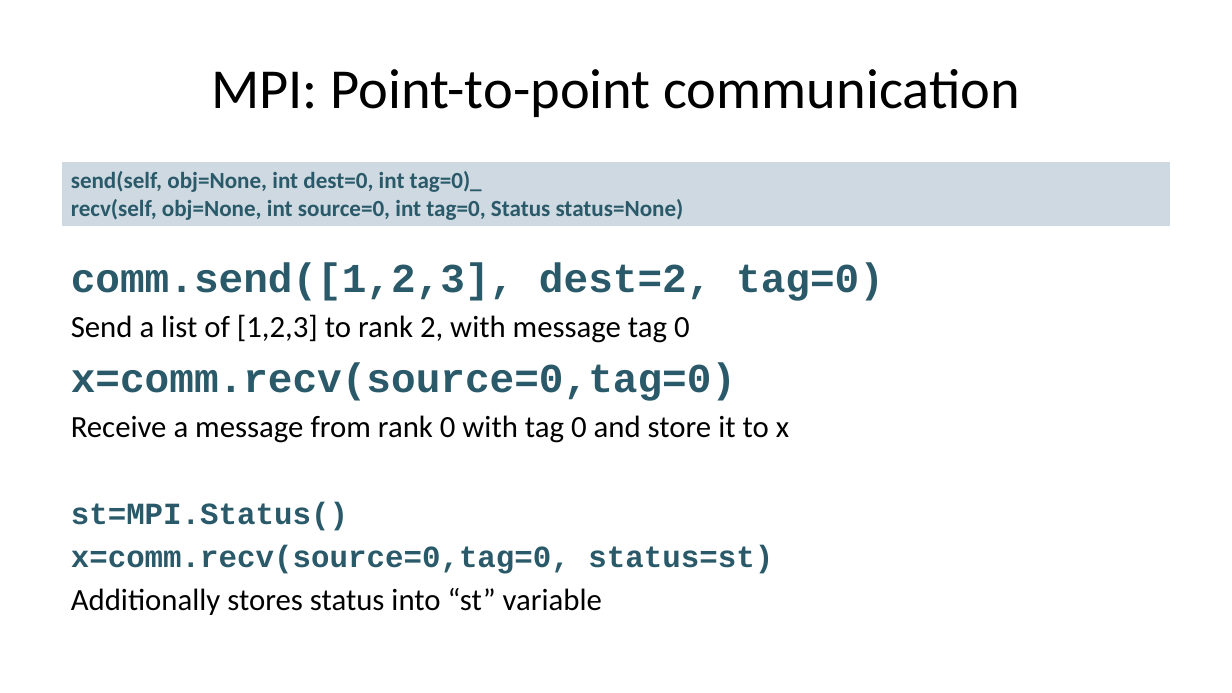
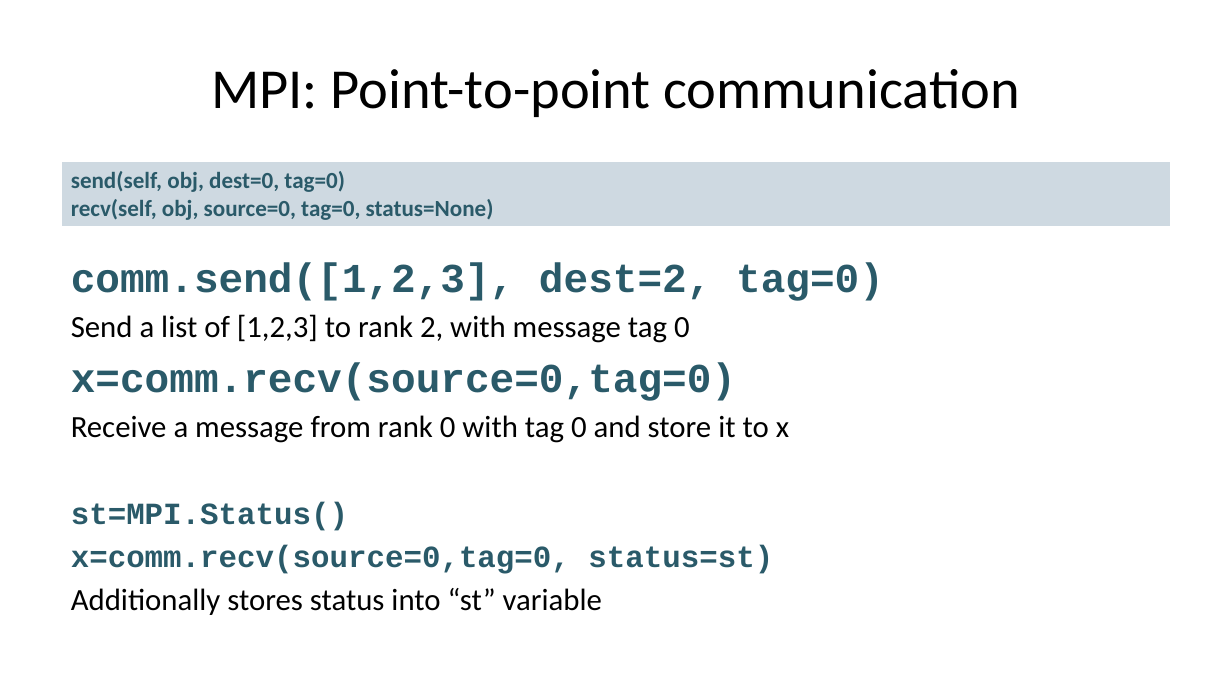
Before and after one commit to nesi/training, a slide deck: slide 33 of otago2014-05/mpi/MPI_in_Python_slides.pptx. Drawn at 1232x693 pixels with LibreOffice and Linux fonts; fonts in the diff are those of the drawing. Boxes give left, top, right and bottom in pixels: in the first picture for what was removed or moved away, otherwise in the second. Text is boxed around its words. In the diff, an @@ line names an element or a change of style, - is before the commit and + after.

```diff
--- a/otago2014-05/mpi/MPI_in_Python_slides.pptx
+++ b/otago2014-05/mpi/MPI_in_Python_slides.pptx
@@ table at <box>62,162,1171,226</box> @@
-row 1, column 1: send(self, obj=None, int dest=0, int tag=0)_ / recv(self, obj=None, int source=0, int tag=0, Status status=None)
+row 1, column 1: send(self, obj, dest=0, tag=0) / recv(self, obj, source=0, tag=0, status=None)
```
Also in this commit, not shown: 1 other slide changed, 4 other files.
